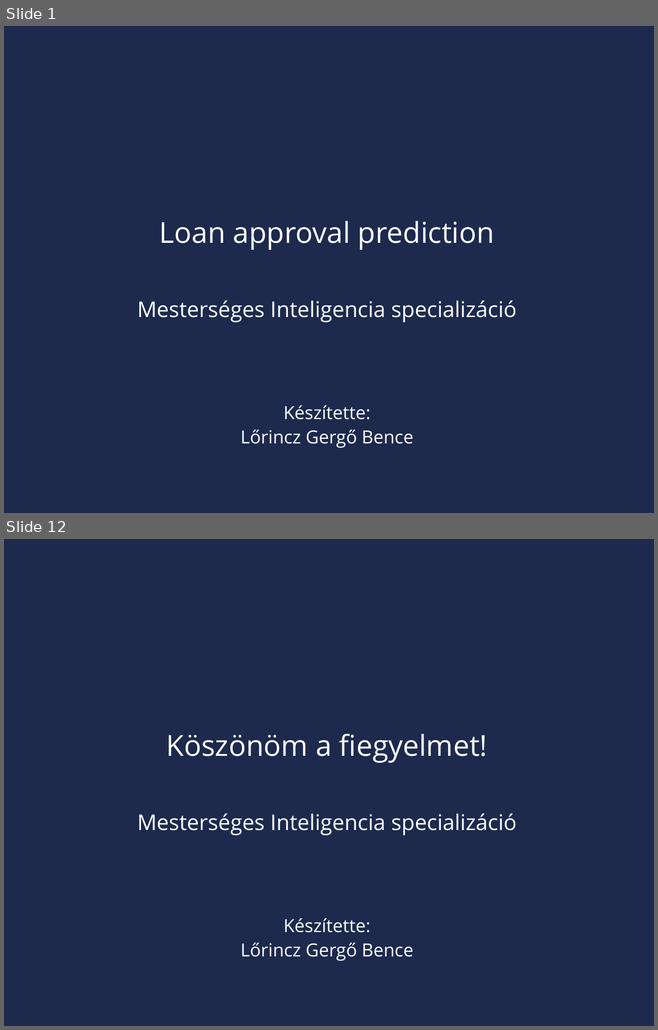
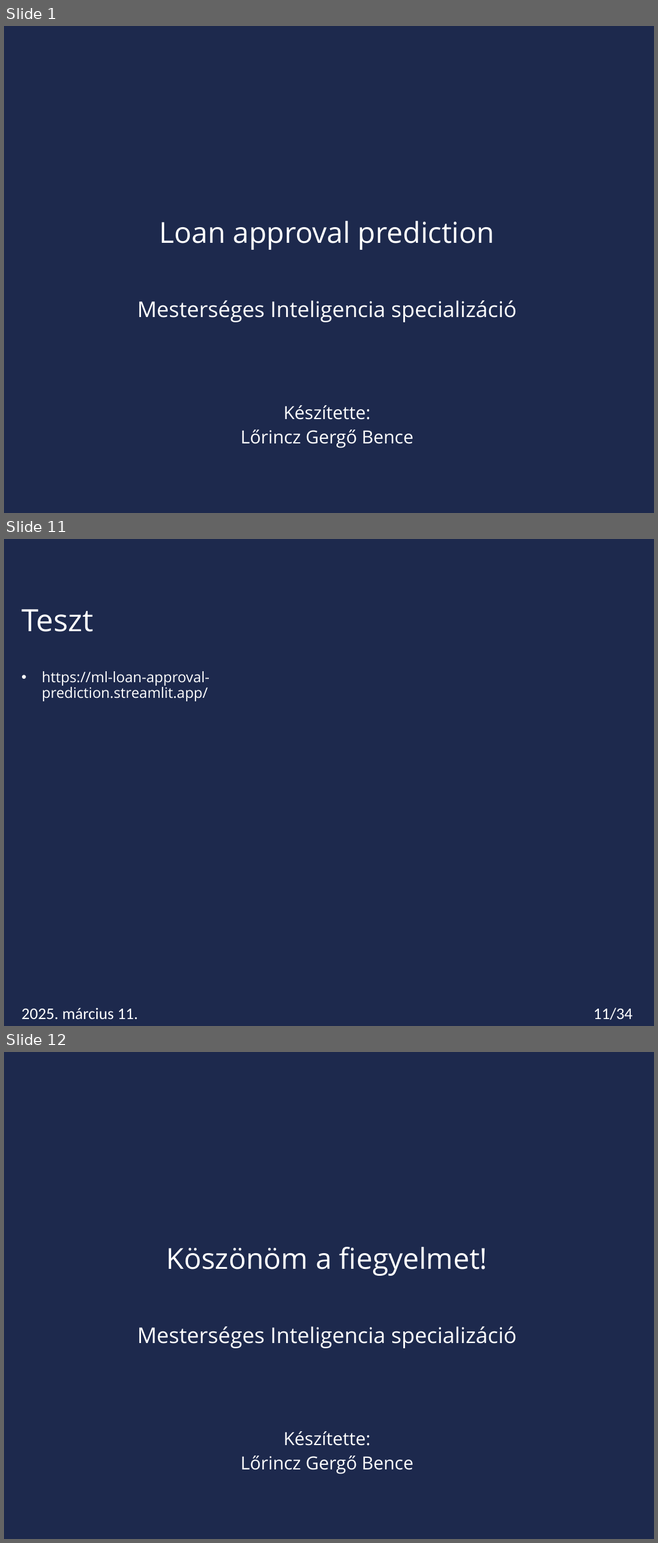
Before and after one commit to CR0ZFP/Machine-Learning, a slide deck: Loan_approval_Prezi.pptx. Shown one above the other, each under a label of ours: slides 1 and 12 before the commit, slides 1, 11 and 12 after it; the slides between them are not shown. The pictures are 658x1030 and 658x1543 pixels, drawn with LibreOffice and Linux fonts; fonts in the diff are those of the drawing; background and template pictures are left out. Boxes give left, top, right and bottom in pixels: in the first picture for what was removed or moved away, otherwise in the second. Text is boxed around its words. In the diff, an @@ line names an element or a change of style, - is before the commit and + after.

Commit message:
URL added to the presentation

```diff
--- a/Loan_approval_Prezi.pptx
+++ b/Loan_approval_Prezi.pptx
@@ slide 11 added at box(4, 539, 654, 1026), background #1D294D @@
@@ title added at box(21, 609, 93, 632), 34 pt, text #FFFFFF @@
+Teszt
@@ text added at box(42, 671, 209, 701), 16 pt, text #FFFFFF @@
+• https://ml-loan-approval-prediction.streamlit.app/
@@ text added at box(21, 1008, 138, 1020), 18 pt, text #FFFFFF @@
+2025. március 11.
@@ page number added at box(593, 1008, 632, 1020), 18 pt, text #FFFFFF @@
+11/34
```
Also in this commit, not shown: 9 slides changed, 1 slide removed.
